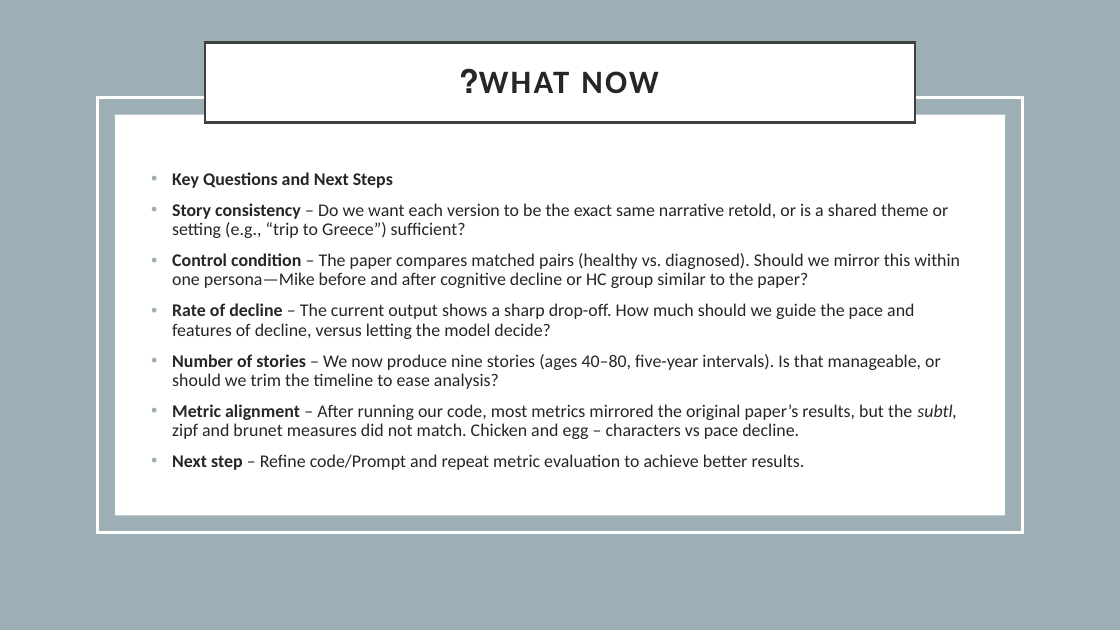
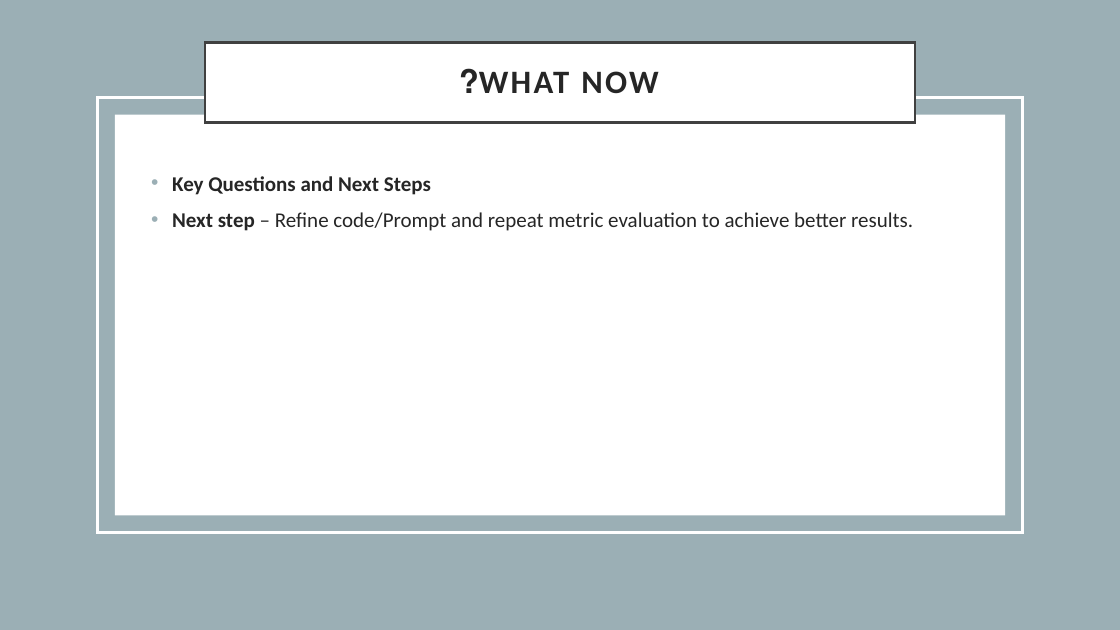
Before and after one commit to NetanelShalev/AD_LongitudinalDataGenerator, a slide deck: slide 22 of paper_presentation.pptx. Drawn at 1120x630 pixels with LibreOffice and Linux fonts; fonts in the diff are those of the drawing. Boxes give left, top, right and bottom in pixels: in the first picture for what was removed or moved away, otherwise in the second. Text is boxed around its words. In the diff, an @@ line names an element or a change of style, - is before the commit and + after.

```diff
--- a/paper_presentation.pptx
+++ b/paper_presentation.pptx
@@ text "Key Questions and Next Steps" at (172,176,913,231): size 15.3 to 18 pt; line spacing 0.9 to 1 @@
@@ text at (172,203,960,439): paragraphs removed @@
-• Story consistency – Do we want each version to be the exact same narrative retold, or is a shared theme or setting (e.g., “trip to Greece”) sufficient?
-• Control condition – The paper compares matched pairs (healthy vs. diagnosed). Should we mirror this within one persona—Mike before and after cognitive decline or HC group similar to the paper?
-• Rate of decline – The current output shows a sharp drop-off. How much should we guide the pace and features of decline, versus letting the model decide?
-• Number of stories – We now produce nine stories (ages 40–80, five-year intervals). Is that manageable, or should we trim the timeline to ease analysis?
-• Metric alignment – After running our code, most metrics mirrored the original paper’s results, but the subtl, zipf and brunet measures did not match. Chicken and egg – characters vs pace decline.
```
Also in this commit, not shown: 3 other slides changed, 1 other file.
